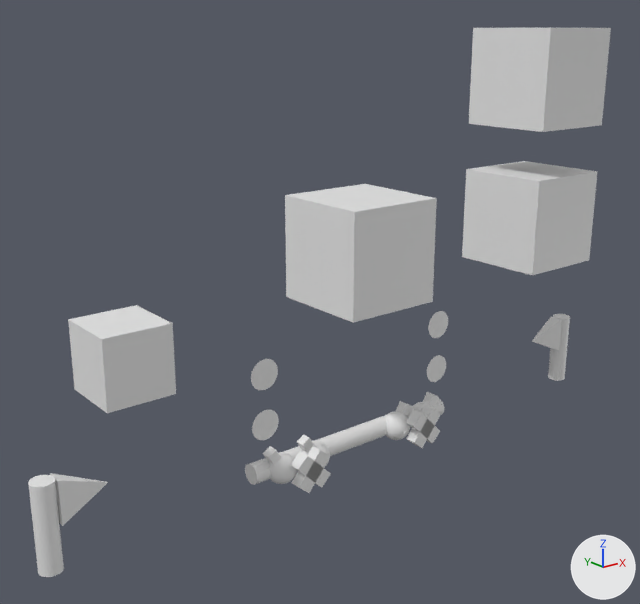
The Blender file scenes/quick_tug.blend: old version first, new version second.
Rendered twice from a 50 mm camera at (-10.84, -12.35, 7.07) aimed at (-0.73, 0.29, 2.01). Arrows for +X, +Y and +Z are at lower right; the lights stay in place. Objects named as collision shapes, trigger or cutter boxes, shadow casters or lower levels of detail are left out.

Objects in the first picture: 'AdvantageP1Box', 'AdvantageP2Box', 'CounterBox', 'EmptyBox', 'P1', 'P1Flag', 'P2', 'P2Flag', 'Penalty1', 'Penalty2', 'Rope'.
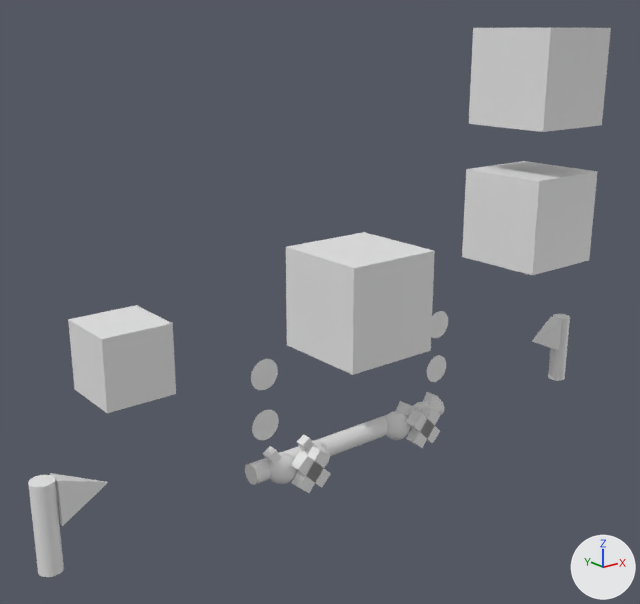
Boxes [x1, y1, x2, y2] around the edits, measured in the pictures (640 x 604 px):
'CounterBox', moved: before [285, 184, 437, 323]; after [286, 232, 435, 375]

The change in detail:
Object 'CounterBox' (ob_counterbox) moves from (0.0, 0.0, 3.0) to (0.0, 0.0, 2.0).
